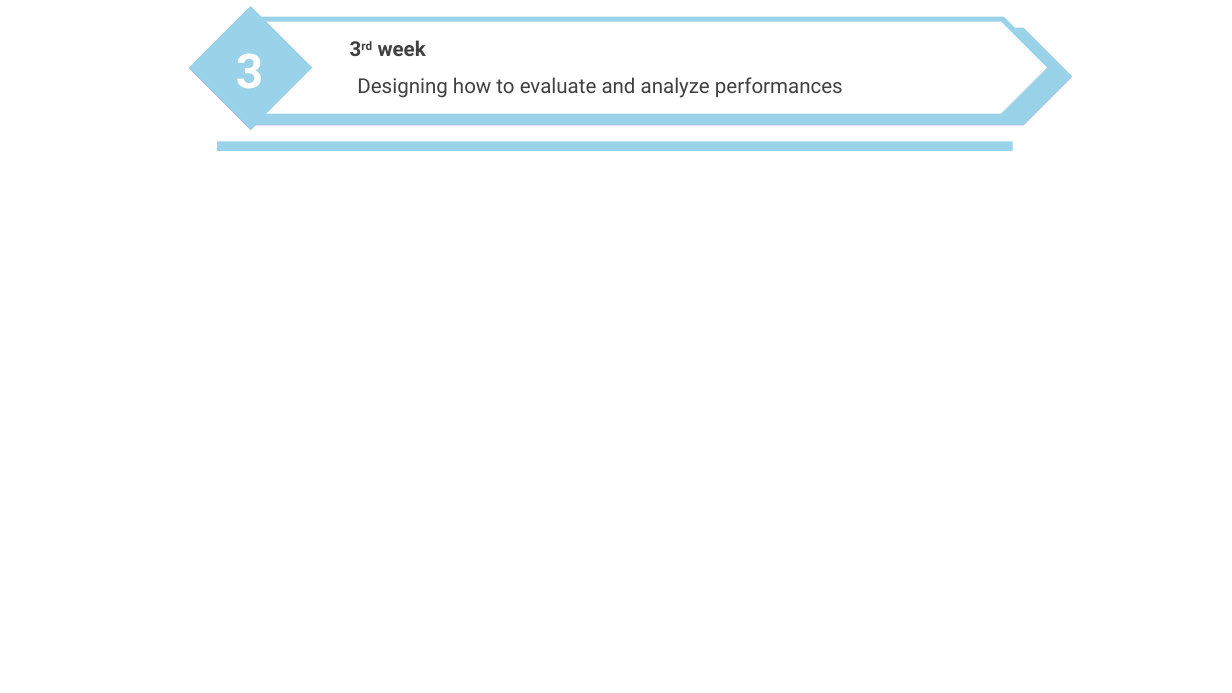
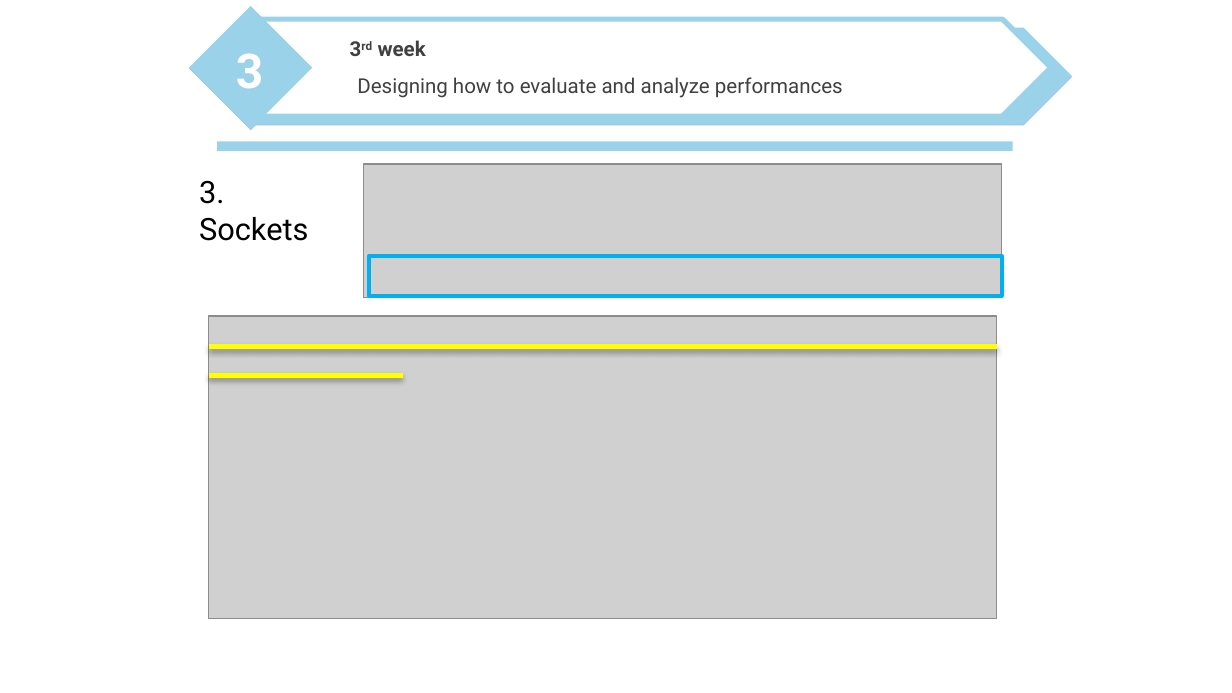
Before and after one commit to nicesick/Prototyping-Delay-Aware-V2X-Safe-Communications, a slide deck: slide 48 of presentation/presentation_1.pptx. Drawn at 1232x693 pixels with LibreOffice and Linux fonts; fonts in the diff are those of the drawing; grey boxes stand for pictures; background and template pictures are left out. Boxes give left, top, right and bottom in pixels: in the first picture for what was removed or moved away, otherwise in the second. Text is boxed around its words. In the diff, an @@ line names an element or a change of style, - is before the commit and + after.

```diff
--- a/presentation/presentation_1.pptx
+++ b/presentation/presentation_1.pptx
@@ picture added at <box>363,164,1002,297</box> @@
@@ text added at <box>199,180,309,241</box>, 18 pt, text #000000 @@
+3. Sockets
@@ rectangle added at <box>370,256,1003,296</box>, outline #00B0F0 2 pt @@
@@ picture added at <box>208,315,997,618</box> @@
@@ line added from (208, 346) to (997, 346), #FFFF00 3 pt @@
@@ line added from (208, 376) to (403, 376), #FFFF00 3 pt @@
```
Also in this commit, not shown: 5 other slides changed, 3 slides added, 1 slide removed, 1 other file.
